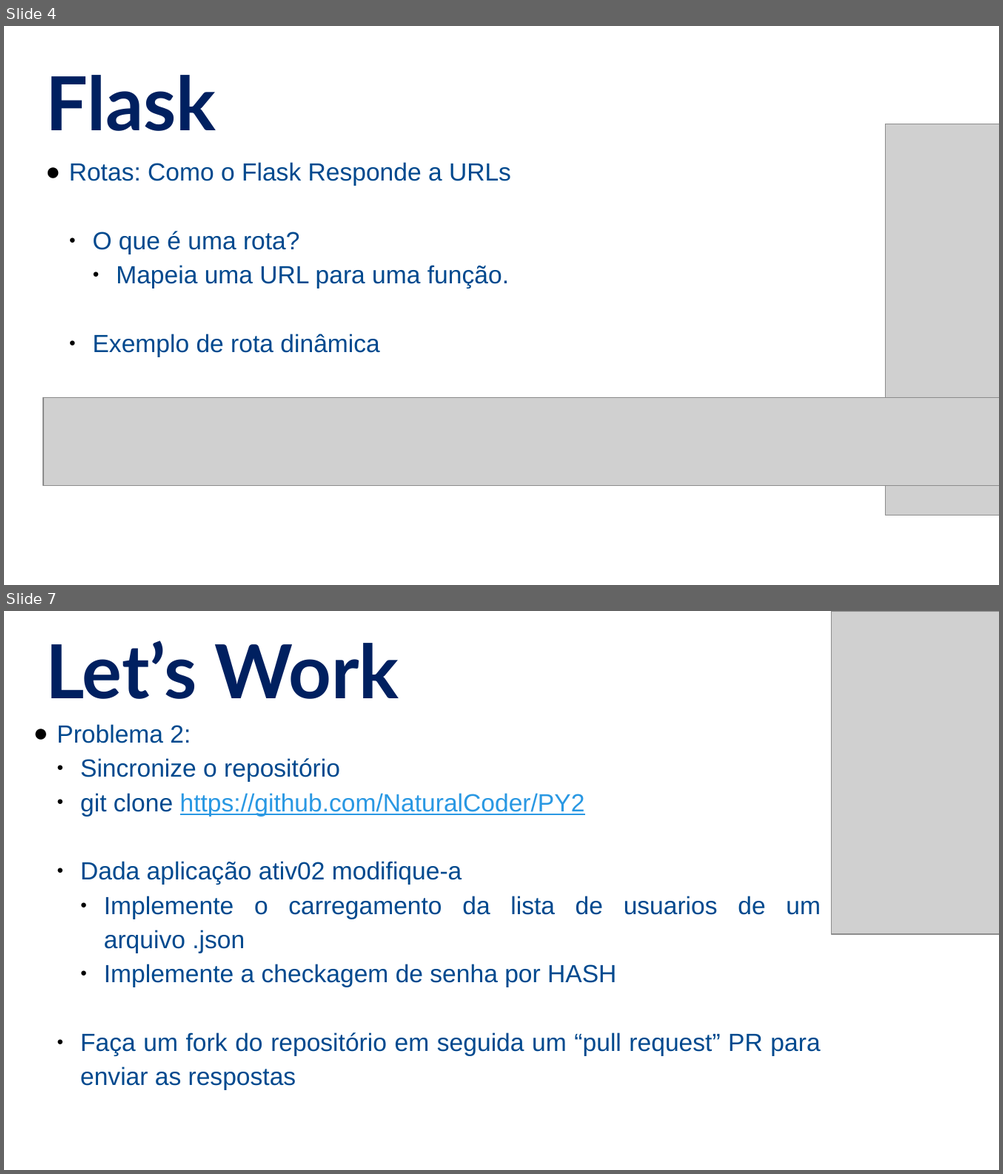
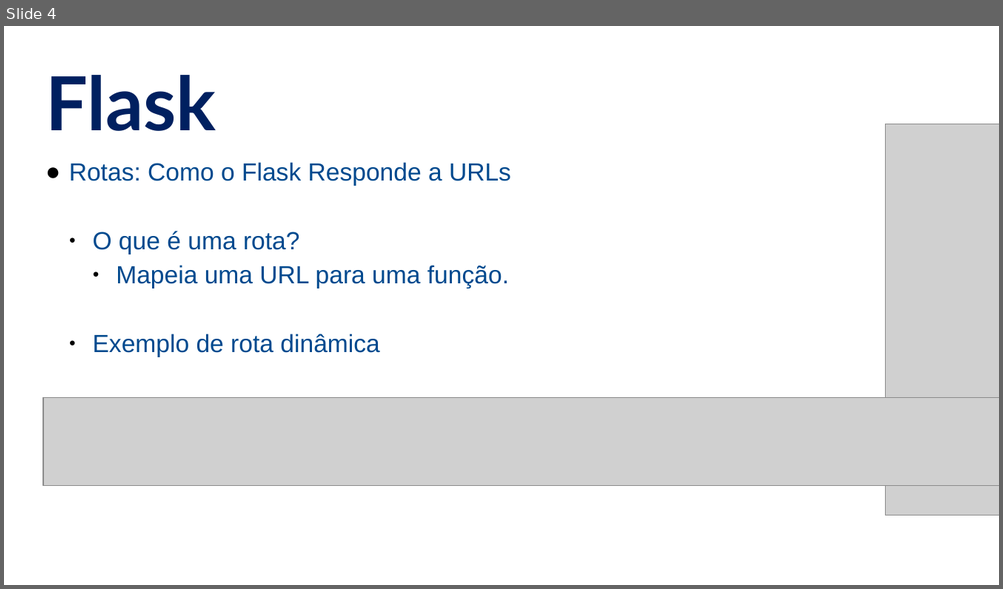
Before and after one commit to alandsilvasouza/PY2, a slide deck: aula11/Aula11.pptx. Shown one above the other, each under a label of ours: slides 4 and 7 before the commit, slide 4 after it; the slides between them are not shown. The pictures are 1003x1174 and 1003x589 pixels, drawn with LibreOffice and Linux fonts; fonts in the diff are those of the drawing; grey boxes stand for pictures. Boxes give left, top, right and bottom in pixels: in the first picture for what was removed or moved away, otherwise in the second. Text is boxed around its words. In the diff, an @@ line names an element or a change of style, - is before the commit and + after.

```diff
--- a/aula11/Aula11.pptx
+++ b/aula11/Aula11.pptx
@@ slide 7 removed at box(4, 611, 999, 1170), background #FFFFFF @@
@@ picture removed at box(831, 612, 999, 934) @@
@@ text removed at box(45, 641, 399, 699) @@
-Let’s Work
@@ text removed at box(57, 724, 820, 1091) @@
-● Problema 2:
-  ● Sincronize o repositório
-  ● git clone https://github.com/NaturalCoder/PY2
-  ● Dada aplicação ativ02 modifique-a
-    ● Implemente o carregamento da lista de usuarios de um arquivo .json
-    ● Implemente a checkagem de senha por HASH
-  ● Faça um fork do repositório em seguida um “pull request” PR para enviar as respostas
```
Also in this commit, not shown: 5 slides added, 36 other slides removed, 3 other files.
